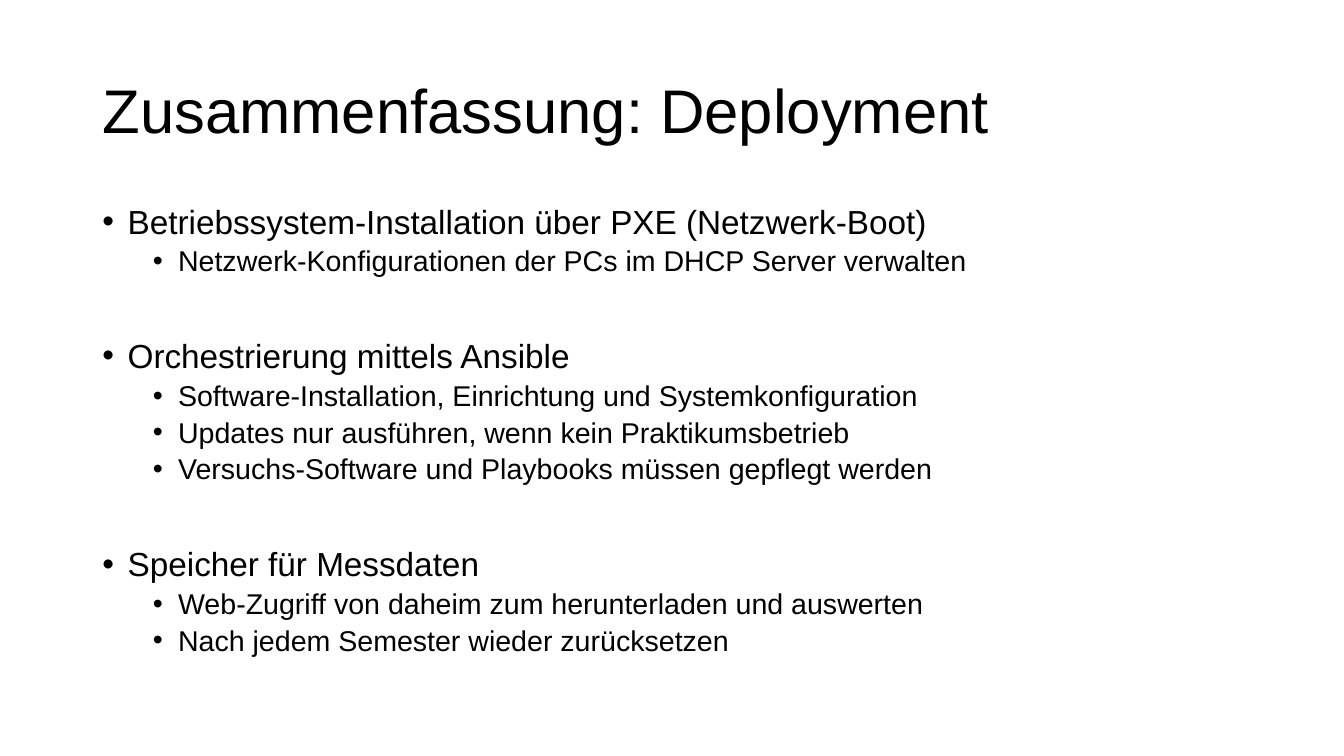
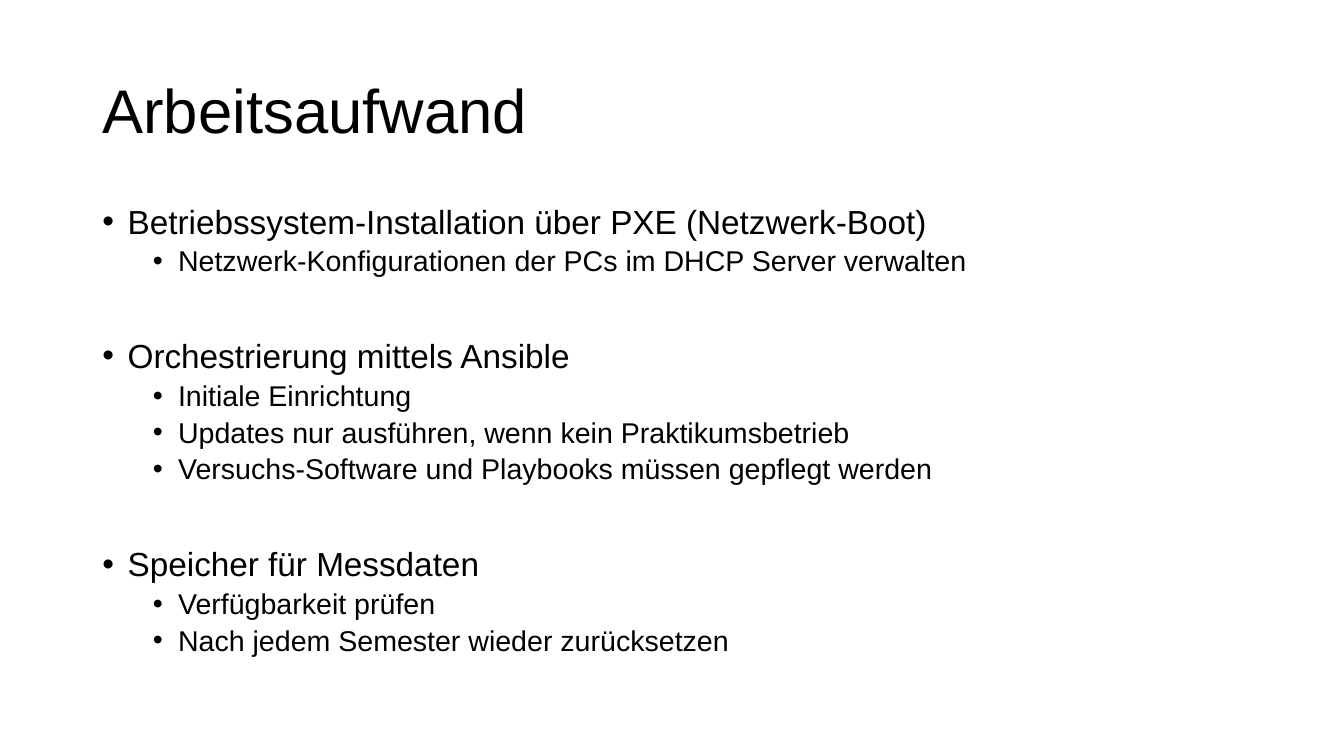
Before and after one commit to MitchiLaser/Pantheon, a slide deck: slide 8 of Roadmap/slides.pptx (slide 5 before the commit). Drawn at 1344x756 pixels with LibreOffice and Linux fonts; fonts in the diff are those of the drawing. Boxes give left, top, right and bottom in pixels: in the first picture for what was removed or moved away, otherwise in the second. Text is boxed around its words. In the diff, an @@ line names an element or a change of style, - is before the commit and + after.

```diff
--- a/Roadmap/slides.pptx
+++ b/Roadmap/slides.pptx
@@ title at (102, 88, 526, 134): text changed @@
-Zusammenfassung: Deployment
+Arbeitsaufwand
@@ text at (178, 385, 411, 411): text changed @@
-  • Software-Installation, Einrichtung und Systemkonfiguration
+  • Initiale Einrichtung
@@ text at (178, 593, 435, 620): text changed @@
-  • Web-Zugriff von daheim zum herunterladen und auswerten
+  • Verfügbarkeit prüfen
```
Also in this commit, not shown: 4 other slides changed, 5 slides added, 1 other file.
